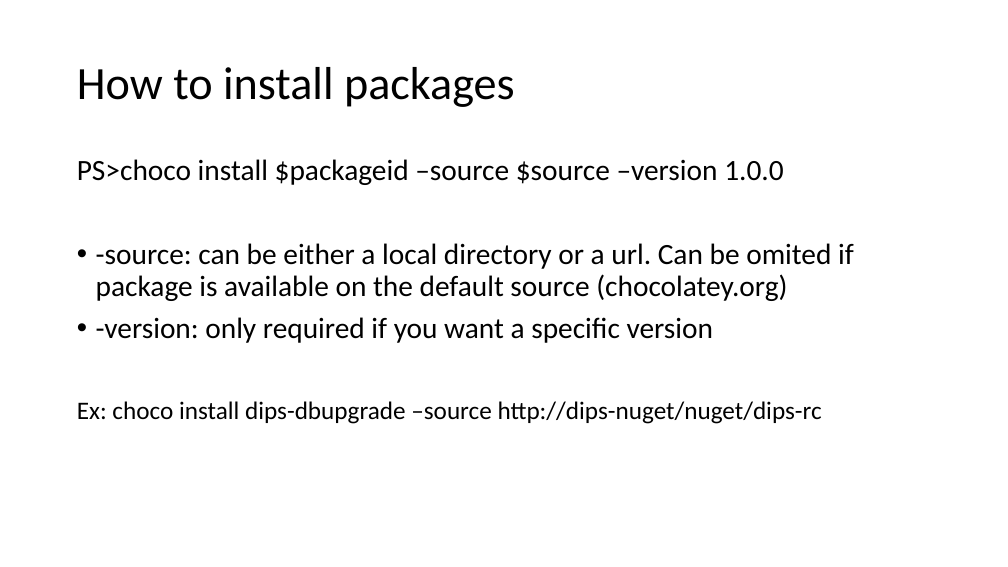
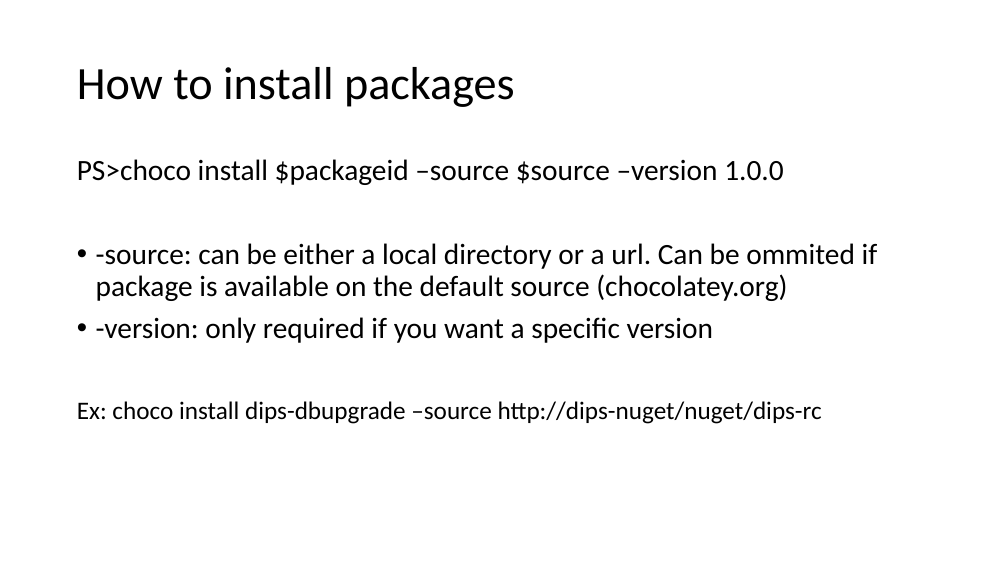
Before and after one commit to DIPSAS/InstallationTech, a slide deck: slide 17 of docs/InstallationCourse.pptx (slide 16 before the commit). Drawn at 1008x567 pixels with LibreOffice and Linux fonts; fonts in the diff are those of the drawing. Boxes give left, top, right and bottom in pixels: in the first picture for what was removed or moved away, otherwise in the second. Text is boxed around its words. In the diff, an @@ line names an element or a change of style, - is before the commit and + after.

```diff
--- a/docs/InstallationCourse.pptx
+++ b/docs/InstallationCourse.pptx
@@ text at bbox=[96, 243, 878, 301]: text changed @@
-• -source: can be either a local directory or a url. Can be omited if package is available on the default source (chocolatey.org)
+• -source: can be either a local directory or a url. Can be ommited if package is available on the default source (chocolatey.org)
```
Also in this commit, not shown: 12 other slides changed, 5 slides added.
